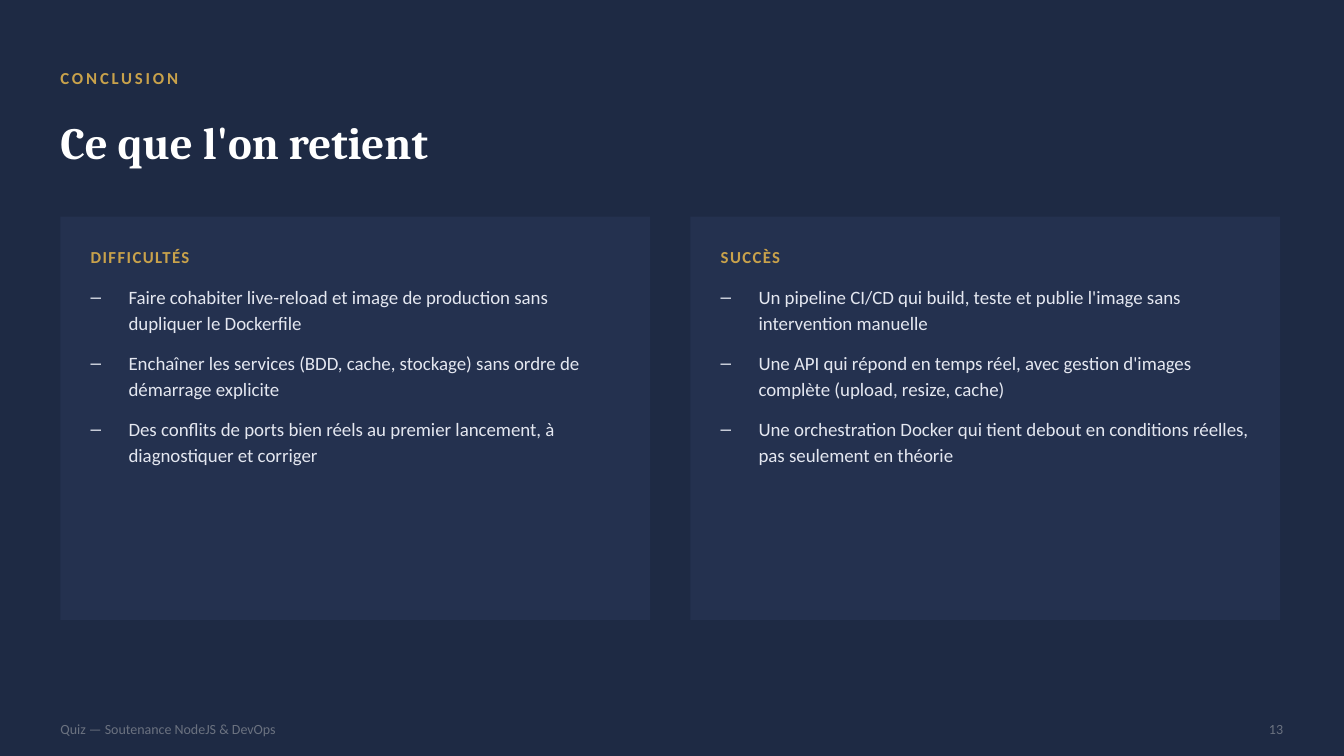
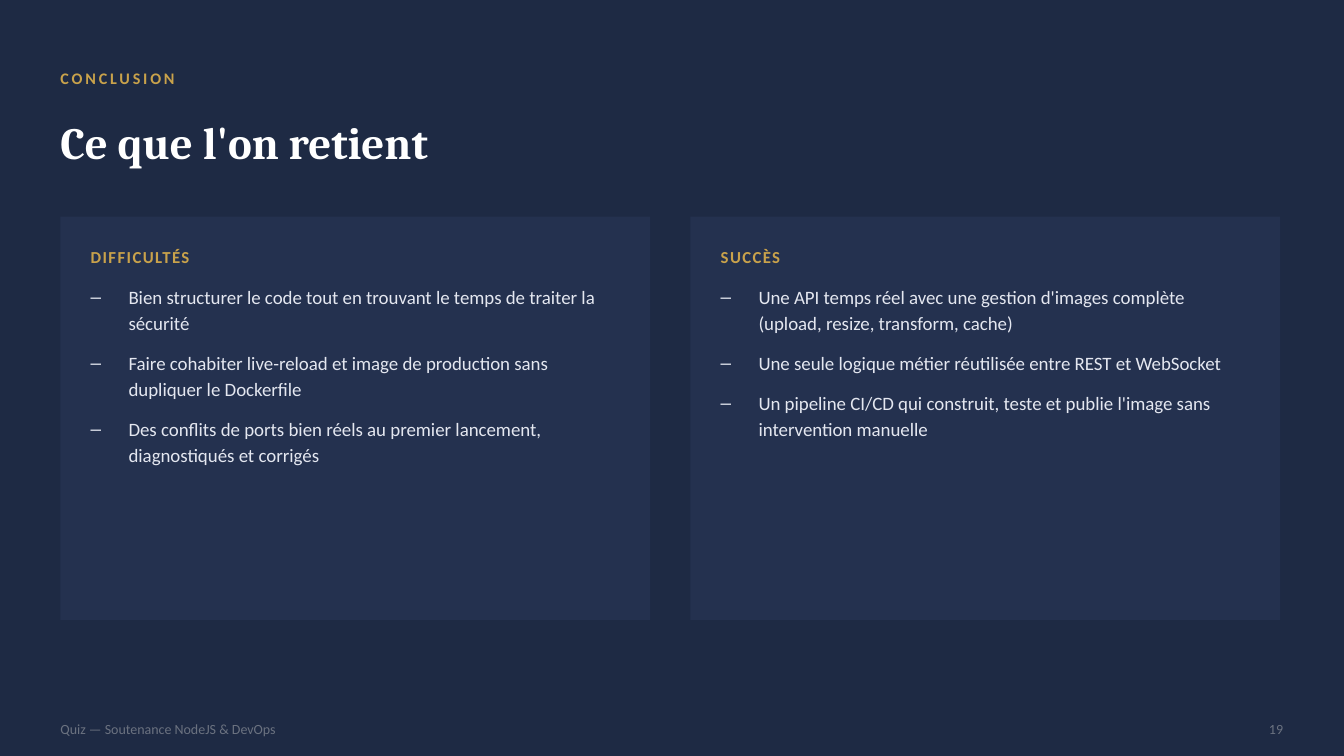
Before and after one commit to phasna/Quiz, a slide deck: slide 19 of quiz_soutenance.pptx (slide 13 before the commit). Drawn at 1344x756 pixels with LibreOffice and Linux fonts; fonts in the diff are those of the drawing. Boxes give left, top, right and bottom in pixels: in the first picture for what was removed or moved away, otherwise in the second. Text is boxed around its words. In the diff, an @@ line names an element or a change of style, - is before the commit and + after.

```diff
--- a/quiz_soutenance.pptx
+++ b/quiz_soutenance.pptx
@@ text "CONCLUSION" at (60,73,174,84): size 12 to 11.5 pt @@
@@ text at (129,291,594,330): paragraph added @@
+– Bien structurer le code tout en trouvant le temps de traiter la sécurité
@@ text at (759,291,1221,436): text changed @@
-– Un pipeline CI/CD qui build, teste et publie l'image sans intervention manuelle
-– Une API qui répond en temps réel, avec gestion d'images complète (upload, resize, cache)
-– Une orchestration Docker qui tient debout en conditions réelles, pas seulement en théorie
+– Une API temps réel avec une gestion d'images complète (upload, resize, transform, cache)
+– Une seule logique métier réutilisée entre REST et WebSocket
+– Un pipeline CI/CD qui construit, teste et publie l'image sans intervention manuelle
@@ text at (129,423,541,465): text changed @@
-– Enchaîner les services (BDD, cache, stockage) sans ordre de démarrage explicite
-– Des conflits de ports bien réels au premier lancement, à diagnostiquer et corriger
+– Des conflits de ports bien réels au premier lancement, diagnostiqués et corrigés
@@ text at (1269,725,1283,734): text changed @@
-13
+19
```
Also in this commit, not shown: 6 other slides changed, 9 slides added, 3 slides removed, 2 other files.
